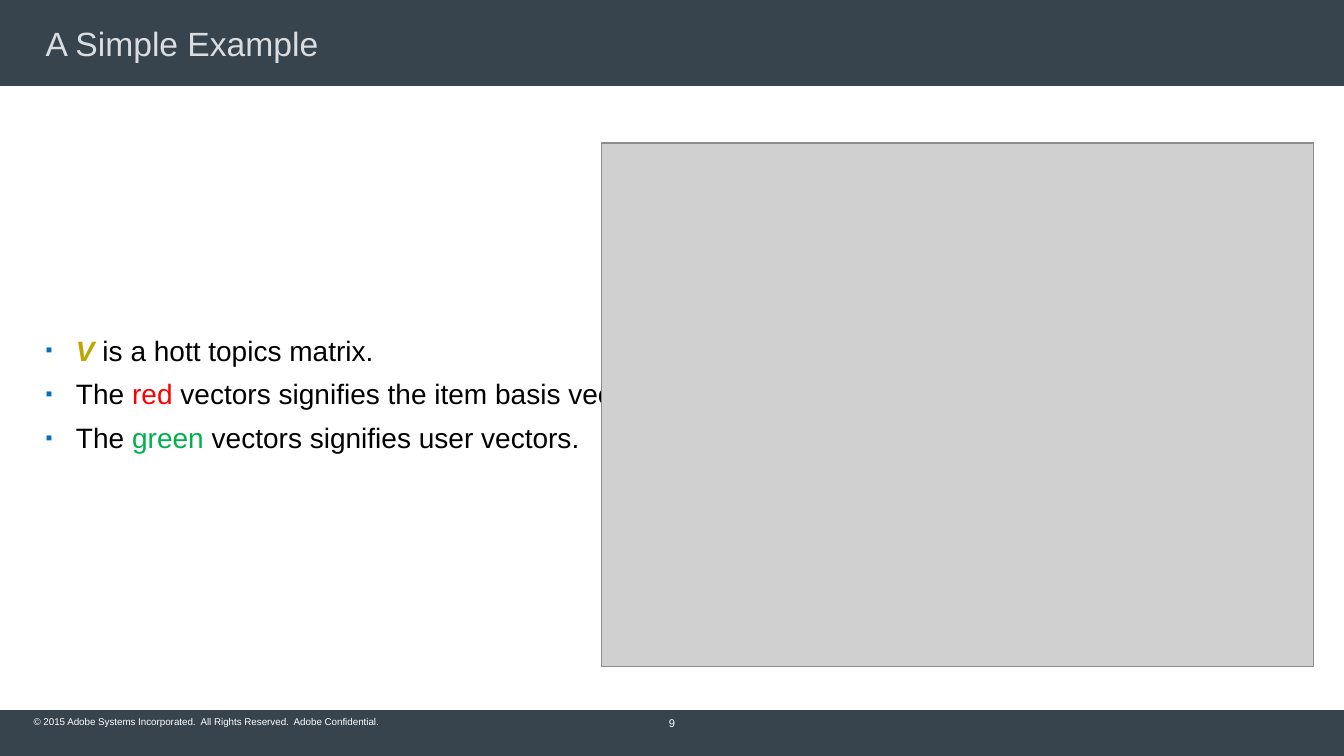
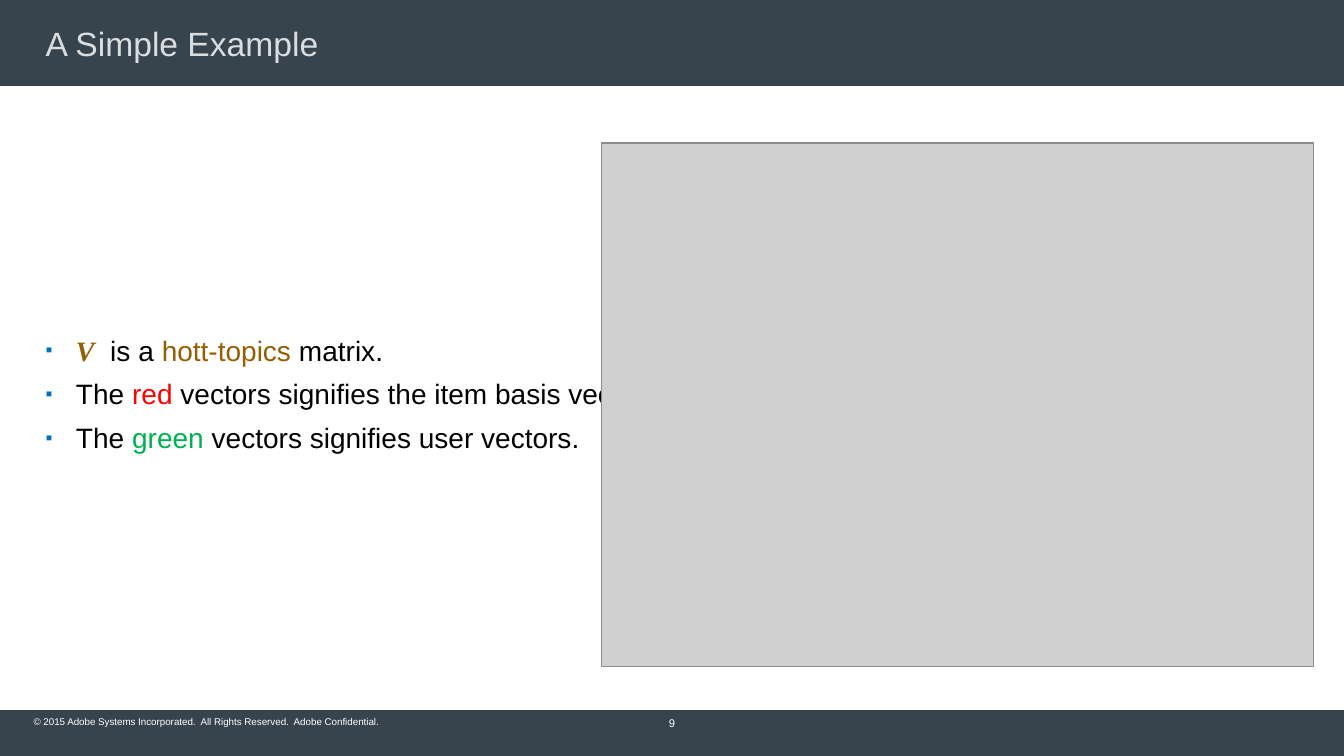
Before and after one commit to Subhojyoti/Adobe_Intern, a slide deck: slide 9 of Adobe PPT/Subho_Inception_talk.pptx. Drawn at 1344x756 pixels with LibreOffice and Linux fonts; fonts in the diff are those of the drawing; grey boxes stand for pictures; background and template pictures are left out. Boxes give left, top, right and bottom in pixels: in the first picture for what was removed or moved away, otherwise in the second. Text is boxed around its words. In the diff, an @@ line names an element or a change of style, - is before the commit and + after.

```diff
--- a/Adobe PPT/Subho_Inception_talk.pptx
+++ b/Adobe PPT/Subho_Inception_talk.pptx
@@ text at [76,340,383,366]: text changed; text colour #000000 to #955E03 @@
-▪ V is a hott topics matrix.
+▪ V is a hott-topics matrix.
```
Also in this commit, not shown: 11 other files.
